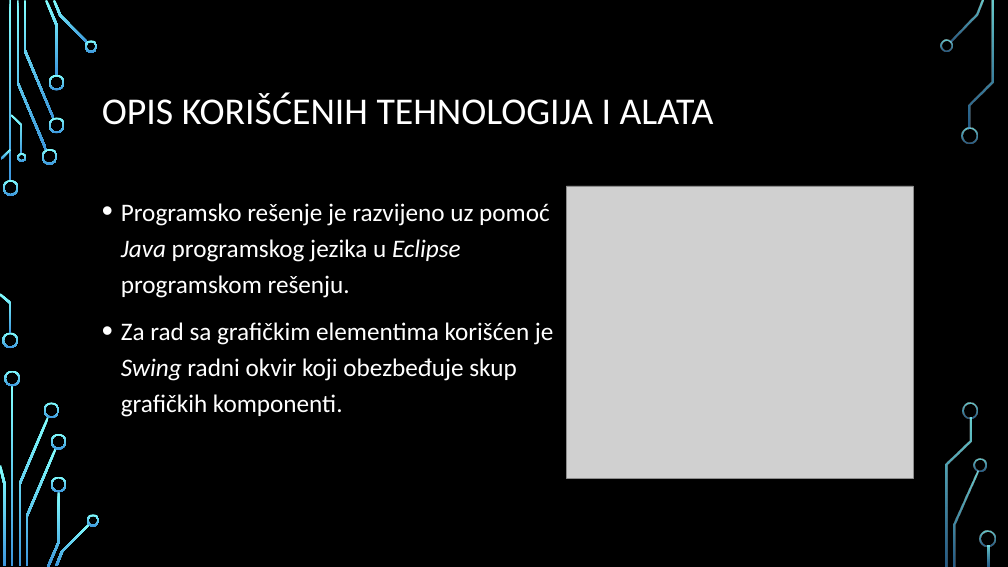
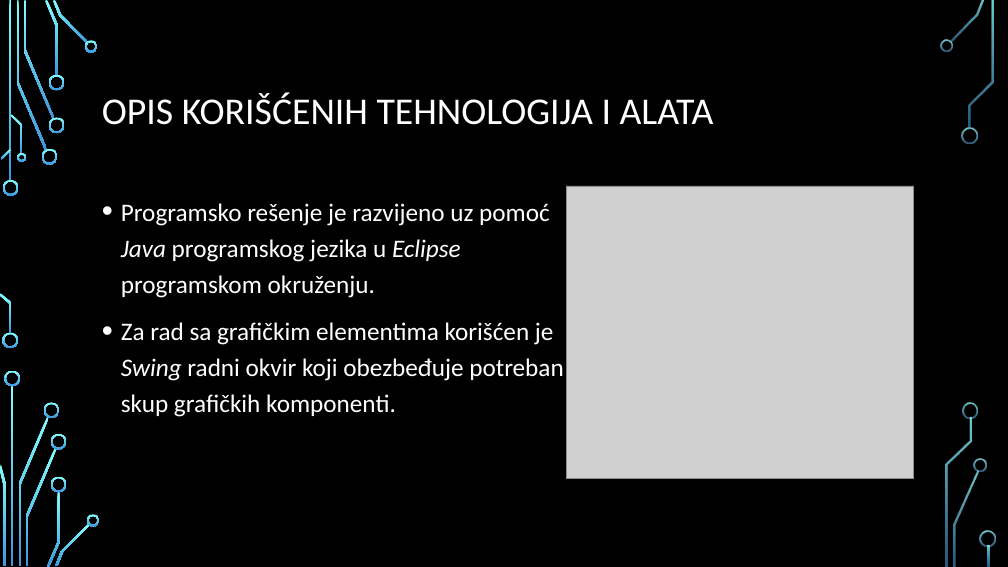
Before and after one commit to DejanPredojevic/Diplomski-rad, a slide deck: slide 7 of Prezentacija.pptx (slide 6 before the commit). Drawn at 1008x567 pixels with LibreOffice and Linux fonts; fonts in the diff are those of the drawing; grey boxes stand for pictures; background and template pictures are left out. Boxes give left, top, right and bottom in pixels: in the first picture for what was removed or moved away, otherwise in the second. Text is boxed around its words. In the diff, an @@ line names an element or a change of style, - is before the commit and + after.

```diff
--- a/Prezentacija.pptx
+++ b/Prezentacija.pptx
@@ text at (121, 203, 563, 417): text changed @@
-• Programsko rešenje je razvijeno uz pomoć
-  Java programskog jezika u Eclipse
-  programskom rešenju.
-• Za rad sa grafičkim elementima korišćen je
-  Swing radni okvir koji obezbeđuje skup
-  grafičkih komponenti.
+• Programsko rešenje je razvijeno uz pomoć
+  Java programskog jezika u Eclipse
+  programskom okruženju.
+• Za rad sa grafičkim elementima korišćen je
+  Swing radni okvir koji obezbeđuje potreban
+  skup grafičkih komponenti.
```
Also in this commit, not shown: 4 other slides changed, 2 slides added, 1 slide removed, 3 other files.
